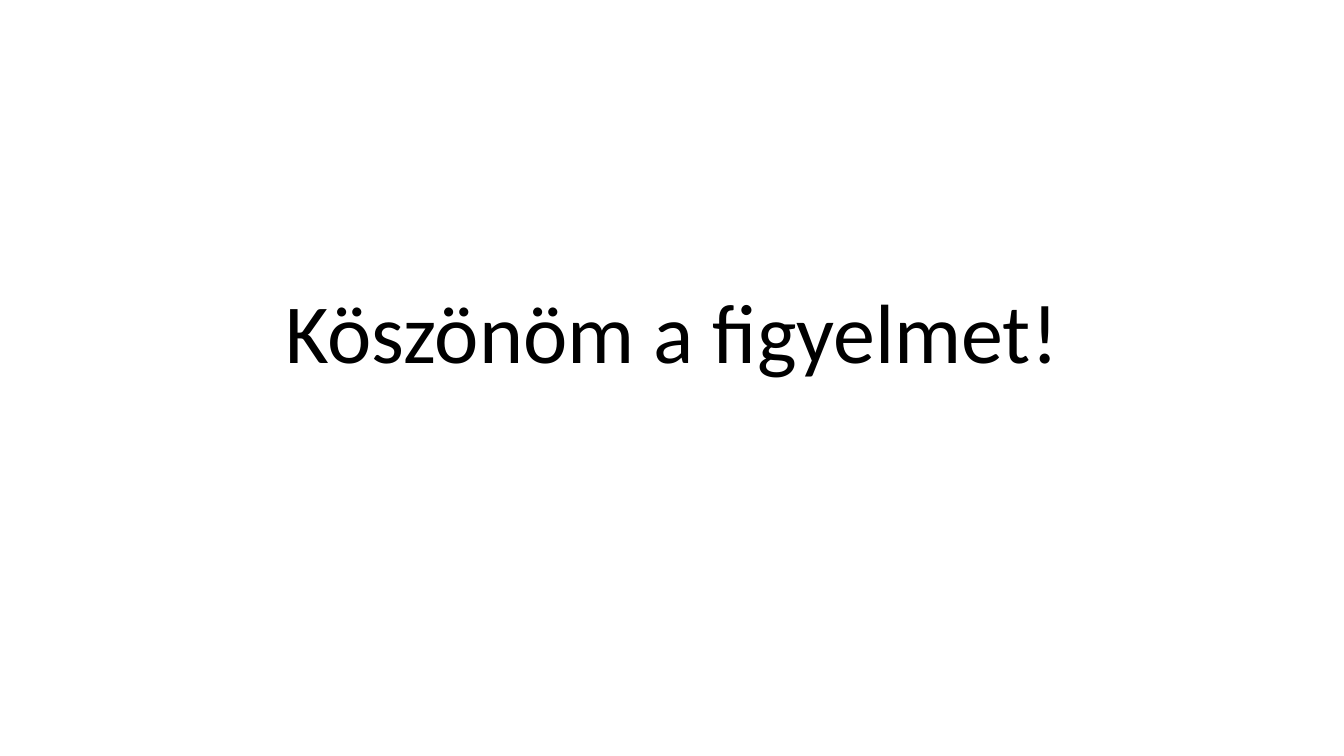
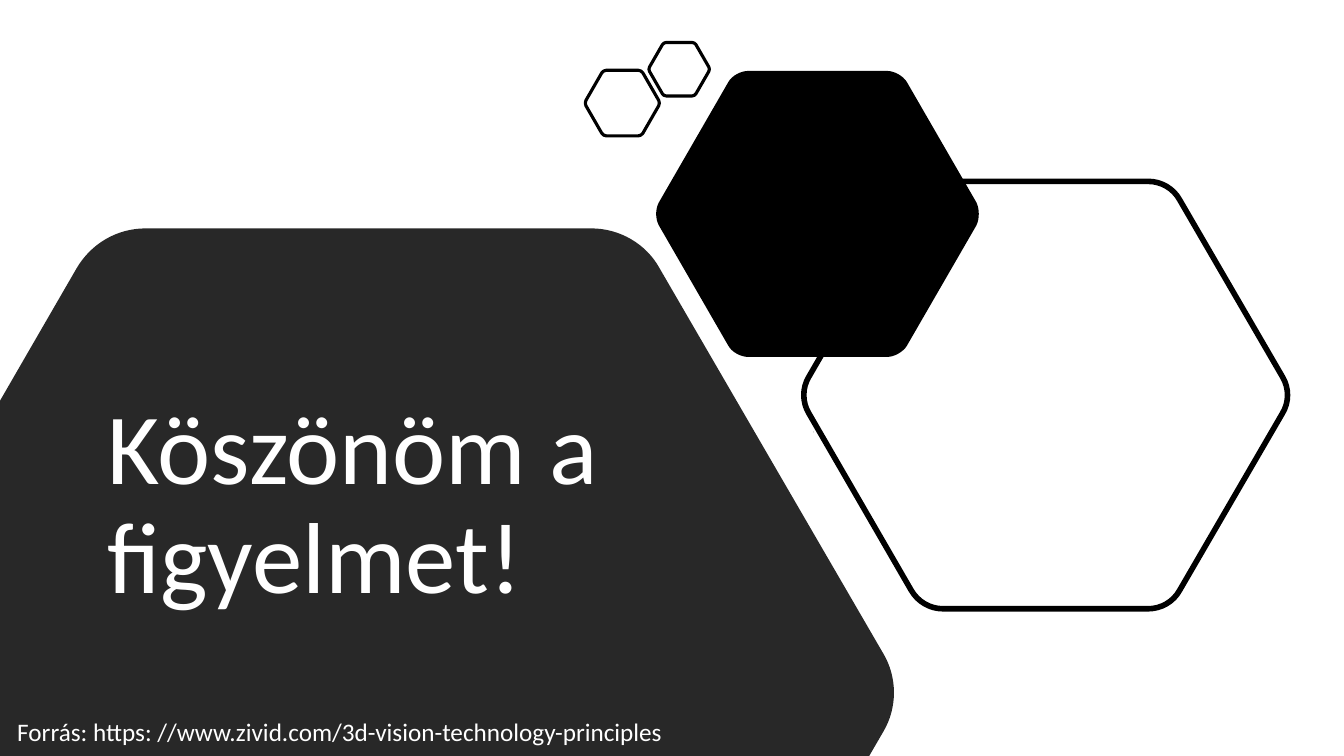
Before and after one commit to csokaandras/paprika, a slide deck: slide 10 of BemutatóCsókaAndrás.pptx (slide 12 before the commit). Drawn at 1344x756 pixels with LibreOffice and Linux fonts; fonts in the diff are those of the drawing. Boxes give left, top, right and bottom in pixels: in the first picture for what was removed or moved away, otherwise in the second. Text is boxed around its words. In the diff, an @@ line names an element or a change of style, - is before the commit and + after.

```diff
--- a/BemutatóCsókaAndrás.pptx
+++ b/BemutatóCsókaAndrás.pptx
@@ freeform shape added at box(649, 42, 710, 96), outline #000000 2.25 pt @@
@@ freeform shape added at box(585, 71, 659, 136), outline #000000 2.25 pt @@
@@ freeform shape added at box(656, 71, 979, 357), fill #000000 @@
@@ freeform shape added at box(803, 181, 1290, 609), outline #000000 4 pt @@
@@ freeform shape added at box(0, 229, 894, 756), fill #262626 @@
@@ title "Köszönöm a figyelmet!": place and size @@
-title "Köszönöm a figyelmet!" at box(285, 304, 1059, 378)
+title "Köszönöm a figyelmet!" at box(107, 417, 597, 611)
@@ title "Köszönöm a figyelmet!" at box(107, 417, 597, 611): size 60 to 72 pt, text colour #000000 to #FFFFFF; alignment centre to left; vertical alignment bottom to middle @@
@@ text added at box(17, 723, 661, 746), 18 pt, text #FFFFFF @@
+Forrás: https: //www.zivid.com/3d-vision-technology-principles
```
Also in this commit, not shown: 2 other slides changed, 8 slides added, 11 slides removed.
